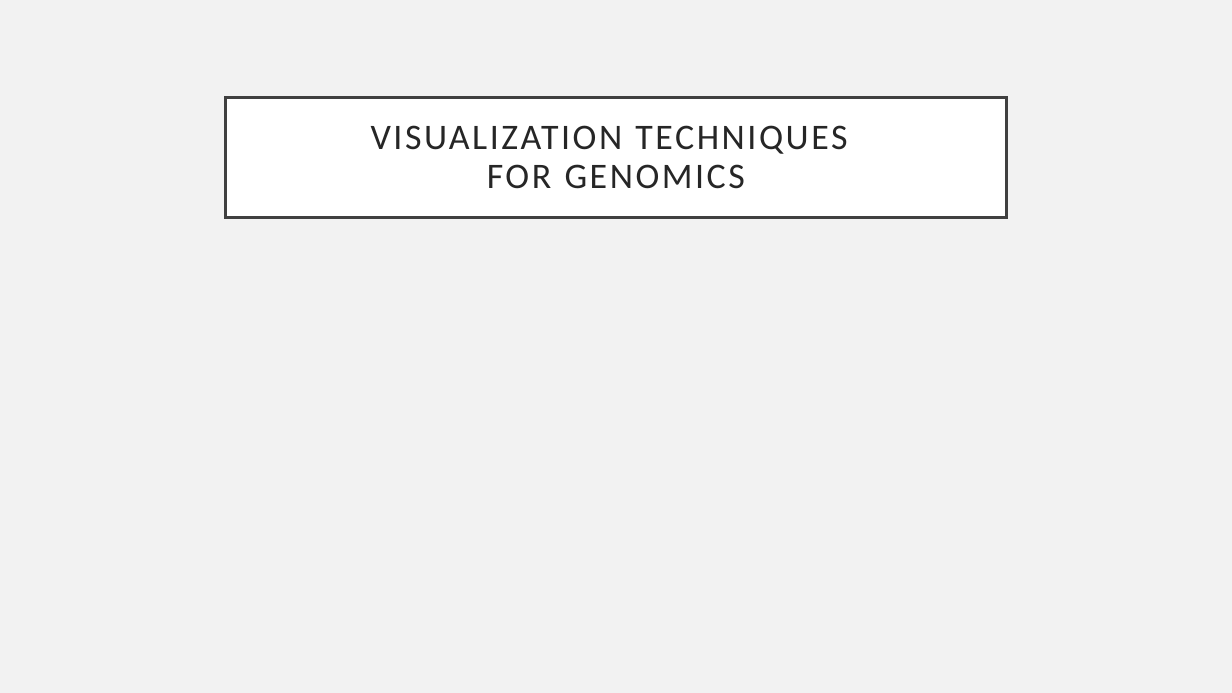
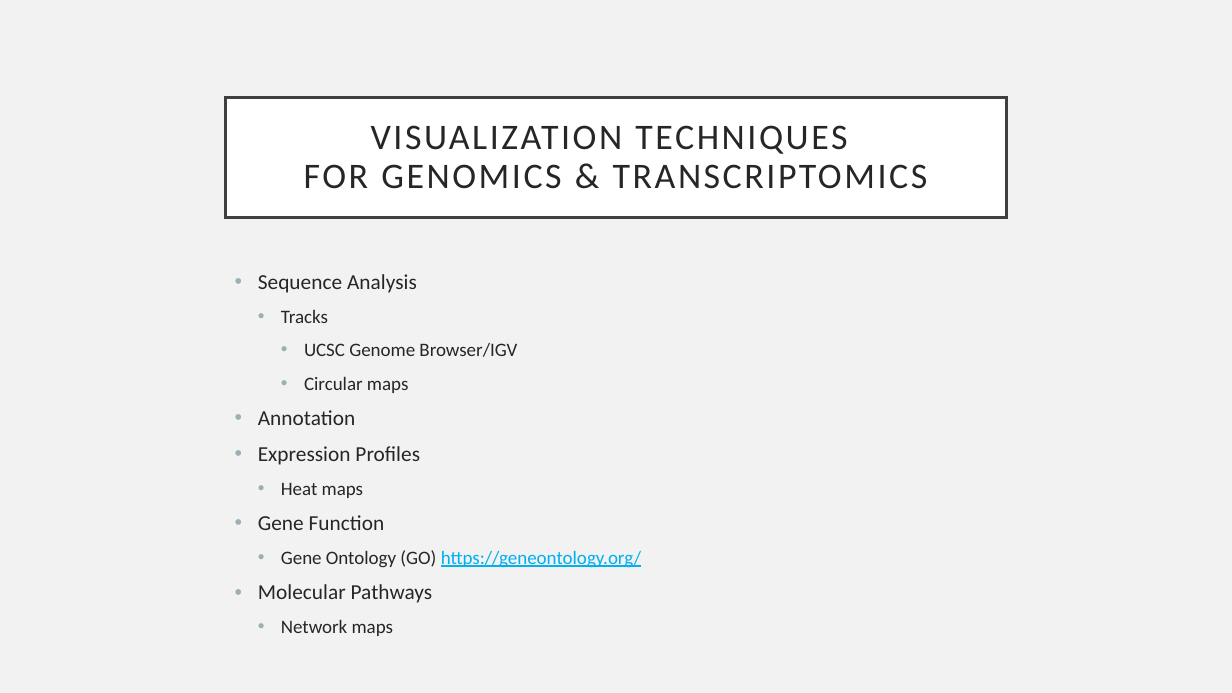
Before and after one commit to eholdmore/StatsForCompBio, a slide deck: slide 48 of Stats-for-Comp-Bio.pptx (slide 44 before the commit). Drawn at 1232x693 pixels with LibreOffice and Linux fonts; fonts in the diff are those of the drawing. Boxes give left, top, right and bottom in pixels: in the first picture for what was removed or moved away, otherwise in the second. Text is boxed around its words. In the diff, an @@ line names an element or a change of style, - is before the commit and + after.

```diff
--- a/Stats-for-Comp-Bio.pptx
+++ b/Stats-for-Comp-Bio.pptx
@@ title at bbox=[304, 125, 928, 189]: text changed @@
-VISUALIZATION TECHNIQUES
-FOR GENOMICS
+VISUALIZATION TECHNIQUES
+FOR GENOMICS & TRANSCRIPTOMICS
@@ text added at bbox=[258, 274, 641, 636], 14.8 pt, text #262626 @@
+• Sequence Analysis
+  • Tracks
+    • UCSC Genome Browser/IGV
+    • Circular maps
+• Annotation
+• Expression Profiles
+  • Heat maps
+• Gene Function
+  • Gene Ontology (GO) https://geneontology.org/
+• Molecular Pathways
+  • Network maps
```
Also in this commit, not shown: 11 other slides changed, 4 slides added, 2 other files.
